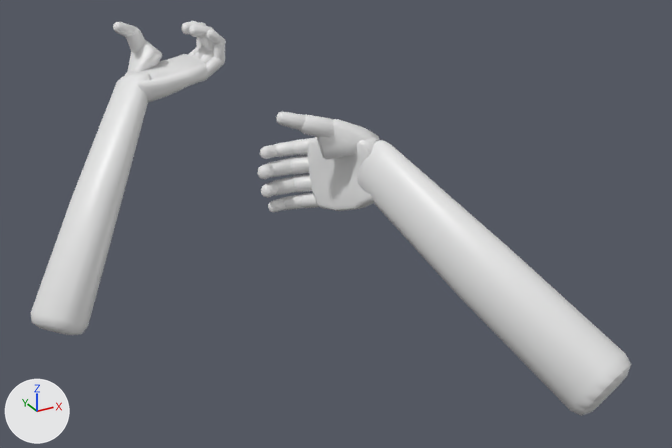
An edit to the glTF model assets/models/rigid_rifle.glb, drawn before and after from the same camera.
Both versions are drawn from a 50 mm camera at (-0.403, -0.836, 0.285) aimed at (0.033, -0.043, -0.112). The axes (+X, +Y, +Z) are drawn at lower left. The lights are the same throughout. The older version comes first.

In view in the first picture: 'HandModelL_arm_lower', 'HandModelL_hand', 'HandModelL_index_1', 'HandModelL_middle_1', 'HandModelL_pinky_1', 'HandModelL_ring_1', 'HandModelL_thumb_0', 'HandModelL_thumb_1', 'HandModelL_thumb_2', 'HandModelR_arm_lower', 'HandModelR_hand', 'HandModelR_index_2', 'HandModelR_thumb_0', 'HandModelR_thumb_1', 'HandModelR_thumb_2' and 18 more.
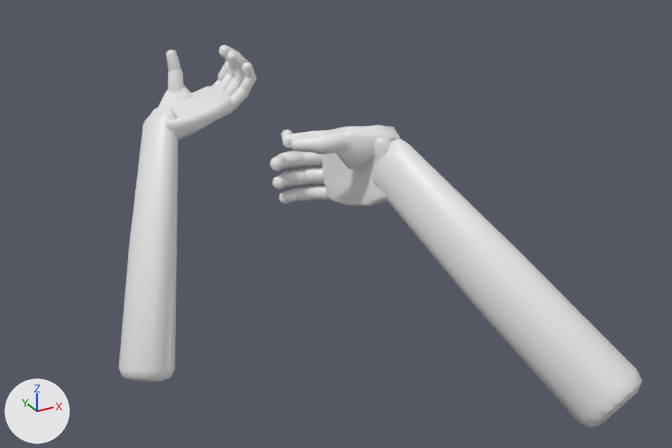
Boxes (x1, y1, x2, y2) around the edits, measured in the pictures (672 x 448 px):
'HandModelR_arm_lower', moved, turned: before (357, 140, 631, 416); after (372, 138, 642, 428)
'HandModelL_arm_lower', moved, turned: before (31, 72, 152, 335); after (119, 110, 178, 382)
'HandModelR_hand', moved, turned: before (308, 137, 378, 211); after (322, 126, 391, 206)
'HandModelL_hand', moved, turned: before (125, 54, 208, 102); after (151, 86, 234, 140)
'HandModelR_thumb_0', moved, turned: before (317, 119, 380, 160); after (336, 125, 400, 169)
'HandModelR_thumb_1', moved, turned: before (299, 114, 334, 138); after (315, 129, 351, 155)
'HandModelL_thumb_0', moved, turned: before (128, 40, 162, 72); after (158, 85, 193, 107)
'HandModelR_thumb_2', moved, turned: before (276, 111, 306, 130); after (291, 136, 317, 153)
'HandModelL_thumb_1', moved, turned: before (126, 27, 145, 53); after (168, 69, 184, 92)
'HandModelR_middle_1', moved, turned: before (269, 158, 292, 178); after (281, 151, 305, 169)
'HandModelR_ring_0', moved, turned: before (294, 174, 312, 193); after (305, 167, 325, 184)
'HandModelR_ring_1', moved, turned: before (272, 176, 296, 195); after (284, 168, 308, 187)
'HandModelR_middle_0', moved, turned: before (289, 155, 309, 175); after (303, 152, 322, 166)
'HandModelL_thumb_2', moved, turned: before (113, 22, 136, 37); after (166, 50, 181, 72)
'HandModelR_pinky_1', moved, turned: before (283, 194, 304, 210); after (294, 186, 315, 201)
'HandModelL_pinky_0', moved, turned: before (205, 57, 224, 77); after (230, 87, 249, 110)
'HandModelL_ring_2', moved, turned: before (189, 25, 214, 38); after (227, 51, 248, 67)
'HandModelR_pinky_0', moved, turned: before (301, 193, 319, 208); after (313, 185, 330, 200)
'HandModelR_middle_2', moved, turned: before (257, 163, 274, 179); after (270, 154, 287, 171)
'HandModelR_ring_2', moved, turned: before (261, 182, 278, 198); after (272, 173, 290, 190)
'HandModelR_pinky_2', moved, turned: before (268, 198, 285, 212); after (279, 189, 296, 204)
'HandModelL_pinky_2', moved, turned: before (206, 29, 226, 45); after (242, 62, 256, 82)
'HandModelR_index_1', moved, turned (mostly hidden afterwards): before (275, 141, 297, 157); after (287, 132, 309, 148)
'HandModelR_index_2', moved, turned: before (260, 144, 277, 159); after (281, 129, 292, 148)
'HandModelL_pinky_1', moved, turned: before (214, 43, 225, 63); after (239, 77, 255, 97)
'HandModelR_index_0', moved, turned (mostly hidden afterwards): before (294, 138, 313, 155); after (307, 130, 328, 137)
'HandModelL_ring_0', moved, turned (mostly hidden): before (200, 49, 214, 64); after (224, 78, 241, 96)
'HandModelL_middle_2', moved, turned: before (181, 22, 206, 34); after (219, 45, 242, 60)
'HandModelL_middle_0', moved, turned (mostly hidden): before (194, 45, 207, 59); after (218, 73, 234, 91)
'HandModelL_ring_1', moved, turned (mostly hidden): before (203, 36, 214, 51); after (234, 66, 245, 83)
'HandModelL_index_1', moved, turned (mostly hidden before): before (196, 37, 201, 49); after (218, 61, 229, 81)
'HandModelL_middle_1', moved, turned (mostly hidden): before (198, 37, 206, 47); after (228, 62, 236, 77)
'HandModelL_index_0', moved, turned (mostly hidden): before (188, 48, 199, 56); after (212, 80, 222, 88)

The change in detail:
Object 'HandModelL_hand' (ob_handmodell_hand) moves from (-0.0816, 0.264, -0.0288) to (-0.0598, 0.234, -0.0735).
Object 'HandModelL_hand' (ob_handmodell_hand) turns from (165, 0, 90) to (160, 0, 90) degrees about x, y and z.
Object 'HandModelL_arm_lower' (ob_handmodell_arm_lower) turns from (-40, -8.7, -23) to (-49, -12, -24) degrees about x, y and z.
Object 'HandModelL_index_1' (ob_handmodell_index_1) moves from (0.0, 0.0239, 0.0) to (0.000144, 0.025, -0.00526).
Object 'HandModelL_index_1' (ob_handmodell_index_1) turns from (-54, 0, 0) to (-21, 5.5, 3.9) degrees about x, y and z.
Object 'HandModelL_middle_1' (ob_handmodell_middle_1) moves from (0.0, 0.0274, 0.0) to (-0.000445, 0.0286, 0.00203).
Object 'HandModelL_middle_1' (ob_handmodell_middle_1) turns from (-66, 0, 0) to (-33, 4.2, 5.2) degrees about x, y and z.
Object 'HandModelL_pinky_1' (ob_handmodell_pinky_1) moves from (0.0, 0.0234, 0.0) to (0.000496, 0.0206, 0.00074).
Object 'HandModelL_pinky_1' (ob_handmodell_pinky_1) turns from (-52, 0, 0) to (-19, 5.3, 4) degrees about x, y and z.
Object 'HandModelL_ring_1' (ob_handmodell_ring_1) moves from (0.0, 0.0266, 0.0) to (-0.000195, 0.026, 0.00273).
Object 'HandModelL_ring_1' (ob_handmodell_ring_1) turns from (-64, 0, 0) to (-31, 4.4, 5.1) degrees about x, y and z.
Object 'HandModelL_thumb_0' (ob_handmodell_thumb_0) turns from (-43, 28, -11) to (1.9, 38, 0.1) degrees about x, y and z.
Object 'HandModelL_thumb_1' (ob_handmodell_thumb_1) turns from (-44, 27, -11) to (-41, 8.2, -19) degrees about x, y and z.
Object 'HandModelL_thumb_2' (ob_handmodell_thumb_2) turns from (-50, 0, 0) to (-1.9, 15, -9.1) degrees about x, y and z.
Object 'HandModelR_hand' (ob_handmodelr_hand) moves from (0.0667, -0.0795, -0.0441) to (0.0741, -0.0973, -0.0381).
Object 'HandModelR_hand' (ob_handmodelr_hand) turns from (68, 107, 90) to (66, 102, 88) degrees about x, y and z.
Object 'HandModelR_index_2' (ob_handmodelr_index_2) turns from (-50, 0, 0) to (79, -14, 18) degrees about x, y and z.
Object 'HandModelR_thumb_0' (ob_handmodelr_thumb_0) turns from (-43, -28, 11) to (-42, -44, -7) degrees about x, y and z.
Object 'HandModelR_thumb_2' (ob_handmodelr_thumb_2) turns from (0, 0, 0) to (23, 21, -3.4) degrees about x, y and z.
